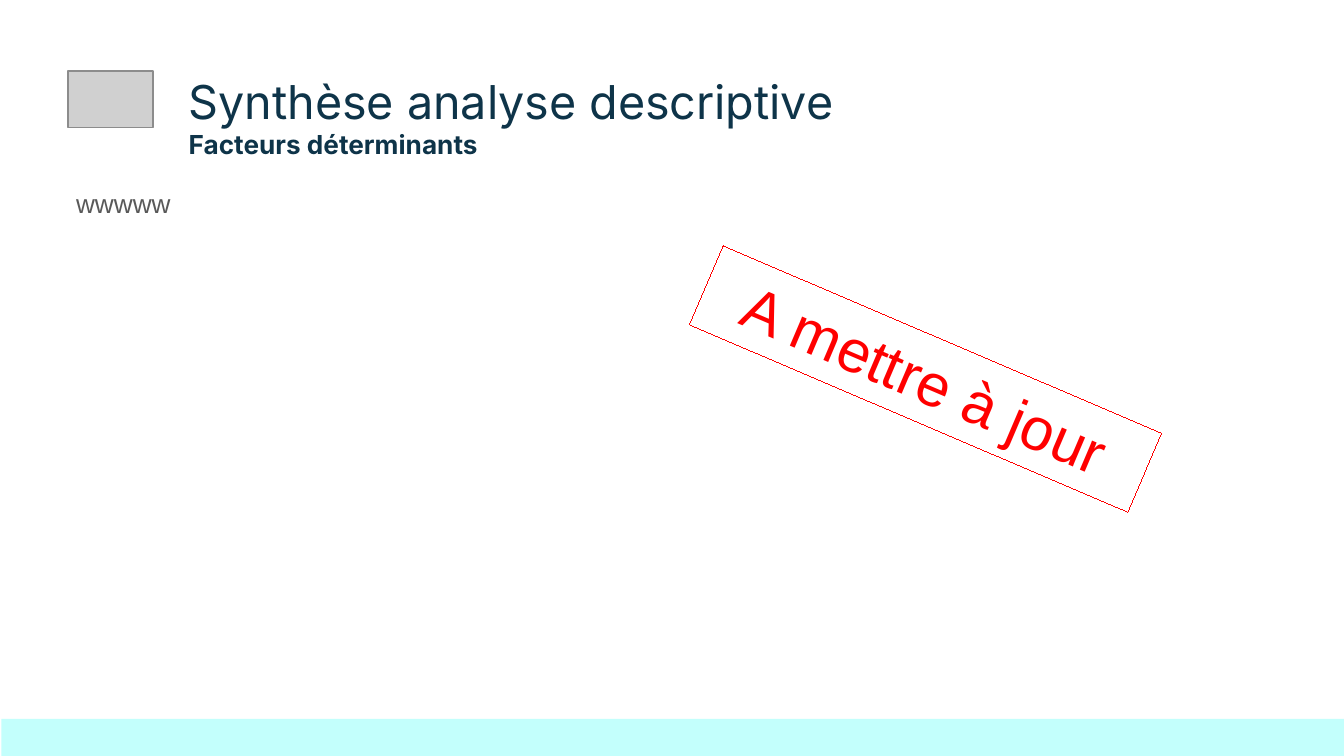
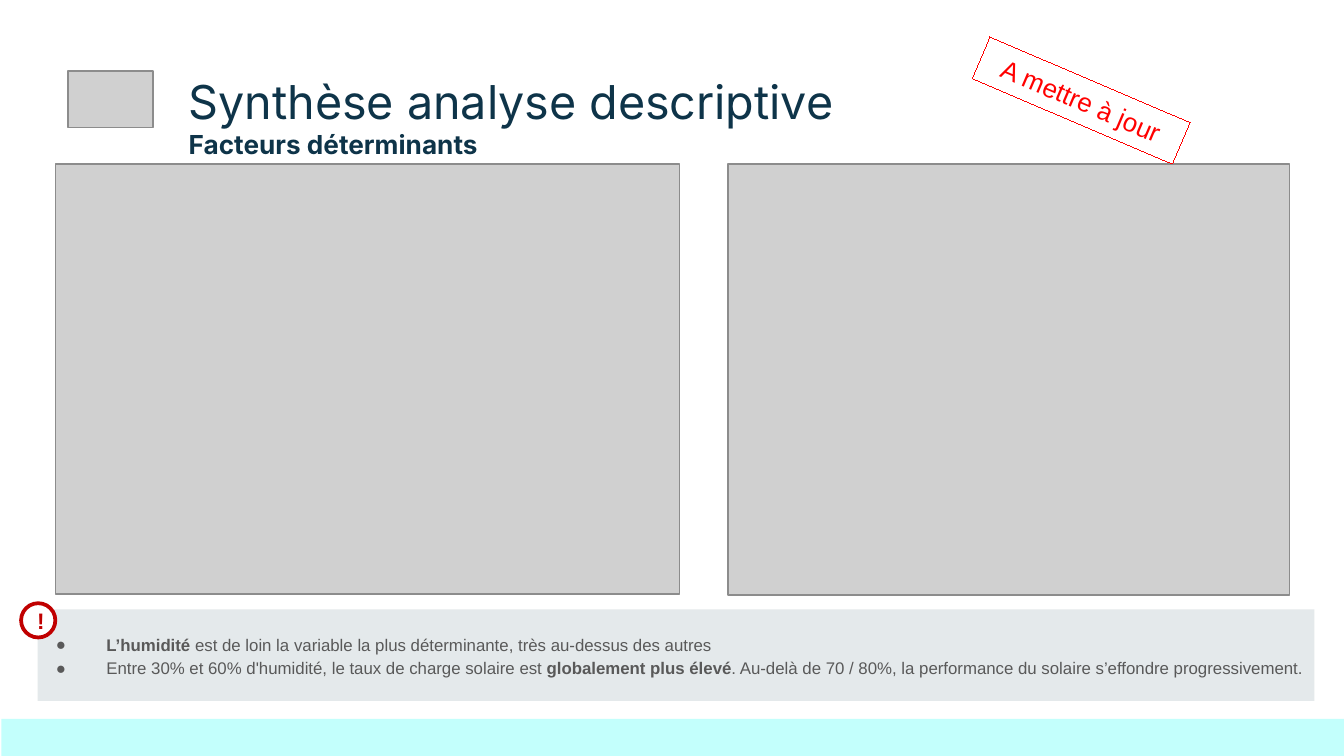
Before and after one commit to Sheikoh/REnergies_efficiency_prediction, a slide deck: slide 9 of presentation/dsfs_ft_36_Projet_REnergies_efficiency_prediction.pptx. Drawn at 1344x756 pixels with LibreOffice and Linux fonts; fonts in the diff are those of the drawing; grey boxes stand for pictures. Boxes give left, top, right and bottom in pixels: in the first picture for what was removed or moved away, otherwise in the second. Text is boxed around its words. In the diff, an @@ line names an element or a change of style, - is before the commit and + after.

```diff
--- a/presentation/dsfs_ft_36_Projet_REnergies_efficiency_prediction.pptx
+++ b/presentation/dsfs_ft_36_Projet_REnergies_efficiency_prediction.pptx
@@ rectangle "A mettre à jour": place and size @@
-rectangle "A mettre à jour" at box(689, 246, 1162, 512)
+rectangle "A mettre à jour" at box(971, 37, 1190, 165)
@@ rectangle "A mettre à jour" at box(971, 37, 1190, 165): size 32 to 14 pt @@
@@ picture added at box(55, 164, 679, 594) @@
@@ picture added at box(728, 164, 1290, 595) @@
@@ text removed at box(76, 199, 170, 213) @@
-wwwww
@@ ellipse added at box(22, 603, 55, 637), fill #FFFFFF, outline #C00000 2 pt, 12 pt, text #C00000, bold @@
+!
@@ rectangle added at box(38, 609, 1314, 700), fill #E4E9EB @@
@@ text added at box(106, 638, 1303, 678), 9 pt, text #595959 @@
+● L’humidité est de loin la variable la plus déterminante, très au-dessus des autres
+● Entre 30% et 60% d'humidité, le taux de charge solaire est globalement plus élevé. Au-delà de 70 / 80%, la performance du solaire s’effondre progressivement.
```
Also in this commit, not shown: 3 other slides changed, 1 other file.
